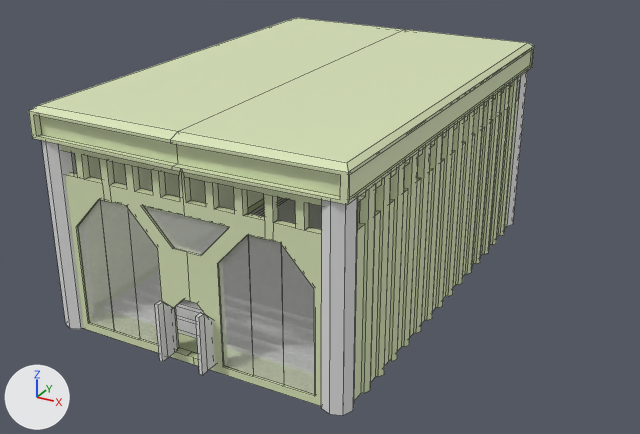
The Blender file Assets/Models/ParthenonArena.blend as it was, and as the next commit left it.
The view is the same before and after, from a 50 mm camera at (29.6, -53.0, 30.7) aimed at (1.7, -2.3, 5.4). Lighting does not change. The marker at lower left points along +X, +Y and +Z. Mesh edges are drawn as thin lines.

The older version as bpy lines, for what is in view:
```python
ob_bools = bpy.data.objects.new('Bools', None)
ob_bools.parent = ob_parthenon
ob_bools.location = (0.0, 0.0, 0.0)
ob_corner_columns = bpy.data.objects.new('Corner Columns', me_cylinder_003)
ob_corner_columns.parent = ob_columns
ob_corner_columns.location = (-9.848, -14.94, 0.0)
ob_corner_columns.scale = (1.0, 1.0, 6.65)
ob_door_hole = bpy.data.objects.new('Door Hole', me_cube_008)
ob_door_hole.parent = ob_bools
ob_door_hole.location = (0.0, -14.61, 0.51)
ob_door_hole.scale = (1.5, 1.0, 1.33)
ob_ldoor = bpy.data.objects.new('LDoor', me_cube_014)
ob_ldoor.parent = ob_doors
ob_ldoor.location = (-1.5, -15.29, 0.51)
ob_ldoor.rotation_euler = (0.0, 0.0, -1.571)  # degrees (0, 0, -90)
ob_ldoor.scale = (1.5, 0.16, 1.33)
ob_left___right = bpy.data.objects.new('Left + Right', me_cylinder_002)
ob_left___right.parent = ob_columns
ob_left___right.location = (-10.24, -12.69, 0.0)
ob_left___right.scale = (0.6, 0.6, 7.5)
ob_parthenon = bpy.data.objects.new('Parthenon', me_cube_001)
ob_parthenon.location = (0.0, 0.0, 0.0)
ob_parthenon.rotation_euler = (0.0, 0.0, -1.571)  # degrees (0, 0, -90)
ob_stained_glass = bpy.data.objects.new('Stained Glass', me_cube_006)
ob_stained_glass.parent = ob_windows
ob_stained_glass.location = (-7.625, -13.69, 1.538)
ob_stained_glass_001 = bpy.data.objects.new('Stained Glass.001', me_cube_007)
ob_stained_glass_001.parent = ob_windows
ob_stained_glass_001.location = (-7.625, -13.69, 1.538)
# also in view: 'Stairs' at (0.0, 0.0, 1.1); 'Small Glass' at (0.0, -15.4, 9.0); 'Big Glass' at (0.0, -15.4, 5.2); 'RDoor' at (1.5, -16.0, 2.5)
```
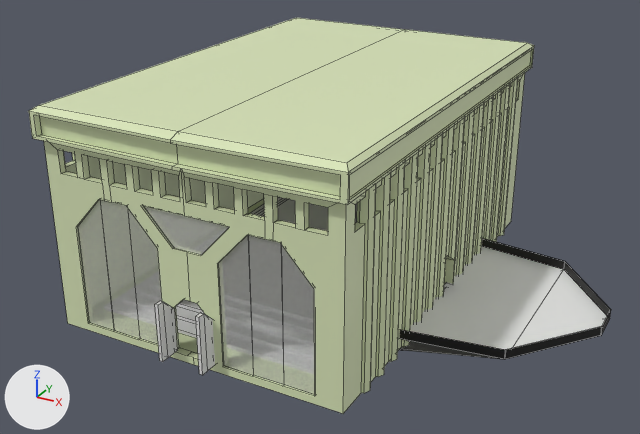
Not drawn themselves, but carrying or shaping drawn objects: ob_bools, ob_left___right, ob_door_hole, ob_stained_glass_001, ob_stained_glass, ob_door_hole_001.

Boxes [x1, y1, x2, y2] around the edits, measured in the pictures (640 x 434 px):
'Parthenon', modifiers changed, reshaped
    before: [29, 18, 534, 406]
    after: [29, 18, 534, 414]
'Big Glass', modifiers changed, reshaped
    both: [78, 199, 315, 395]
'Platform', added
    after: [399, 246, 607, 359]
'Corner Columns', deleted, hidden
    before: [41, 71, 528, 415]
'Rail', added (black)
    after: [400, 238, 611, 359]
'Small Glass', reshaped
    both: [144, 206, 229, 255]
'Stairs', reshaped
    before: [176, 197, 322, 338]
    after: [176, 197, 357, 338]
'LDoor', reshaped
    both: [155, 301, 178, 362]
'RDoor', reshaped
    both: [196, 313, 215, 375]

Diff of the bpy script that builds the scene:
```diff
--- a/Assets/Models/ParthenonArena.blend.py
+++ b/Assets/Models/ParthenonArena.blend.py
@@ ob_parthenon @@
 _m = ob_parthenon.modifiers.new('Inside', 'BOOLEAN')
 _m.object = ob_inside
+_m = ob_parthenon.modifiers.new('Side Door', 'BOOLEAN')
+_m.object = ob_door_hole_001
@@ ob_left___right @@
 _m = ob_left___right.modifiers.new('Array.001', 'ARRAY')
 _m.relative_offset_displace = (0.0, 1.62, 0.0)
-ob_left___right.hide_set(True)
@@ ob_bools @@
 ob_bools = bpy.data.objects.new('Bools', None)
-ob_bools.parent = ob_parthenon
-ob_bools.matrix_parent_inverse = Matrix(((0.0, -1.0, 0.0, 0.0), (1.0, 0.0, 0.0, 0.0), (0.0, 0.0, 1.0, 0.0), (0.0, 0.0, 0.0, 1.0)))
 ob_bools.location = (0.0, 0.0, 0.0)
@@ ob_corner_columns @@
-ob_corner_columns = bpy.data.objects.new('Corner Columns', me_cylinder_003)
@@ ob_stained_glass @@
 ob_stained_glass.location = (-7.625, -13.69, 1.538)
-ob_stained_glass.hide_set(True)
@@ ob_stained_glass_001 @@
 ob_stained_glass_001.location = (-7.625, -13.69, 1.538)
-ob_stained_glass_001.hide_set(True)
@@ ob_door_hole @@
 ob_door_hole.scale = (1.5, 1.0, 1.33)
-ob_door_hole.hide_set(True)
@@ ob_door_hole_001 @@
+ob_door_hole_001 = bpy.data.objects.new('Door Hole.001', me_cube_017)  # 16 vertices, 14 faces; spans x -1.0..1.0, y -2.09..0.0, z 0.0..3.0
+ob_door_hole_001.parent = ob_bools
+ob_door_hole_001.location = (9.616, -0.0318, 0.726)
+ob_door_hole_001.rotation_euler = (0.0, 0.0, 1.571)  # degrees (0, 0, 90)
+ob_door_hole_001.scale = (0.964, 0.643, 0.857)
@@ ob_rail @@
+ob_rail = bpy.data.objects.new('Rail', me_cube_016)  # 24 vertices, 22 faces; spans x -1.0..10.39, y -6.3..6.3, z 0.32..0.99; in mat_lookout_rail (picture img_cardback___copy_1_png)
+ob_rail.parent = ob_platform
+ob_rail.location = (10.53, 0.071, 0.51)
@@ ob_platform @@
+ob_platform = bpy.data.objects.new('Platform', me_cube_015)  # 12 vertices, 10 faces; spans x -5.4..10.3, y -6.3..6.3, z -5.0..0.3; in mat_lookout_underside (picture img_mat_stone_black_01_256x256_1_png), mat_floor (white #e7e7e7)
+ob_platform.location = (11.31, 0.07, 0.51)
+ob_platform.scale = (1.0, 1.24, 1.0)
```
